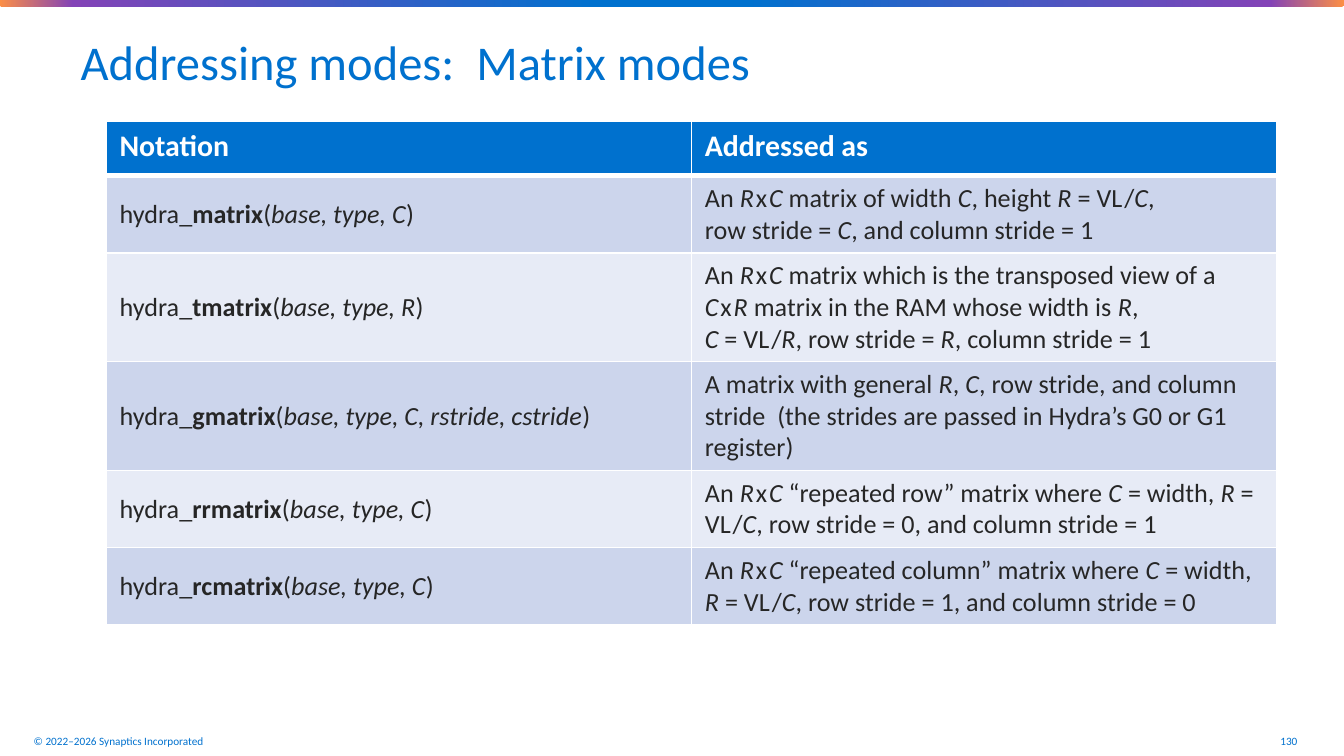
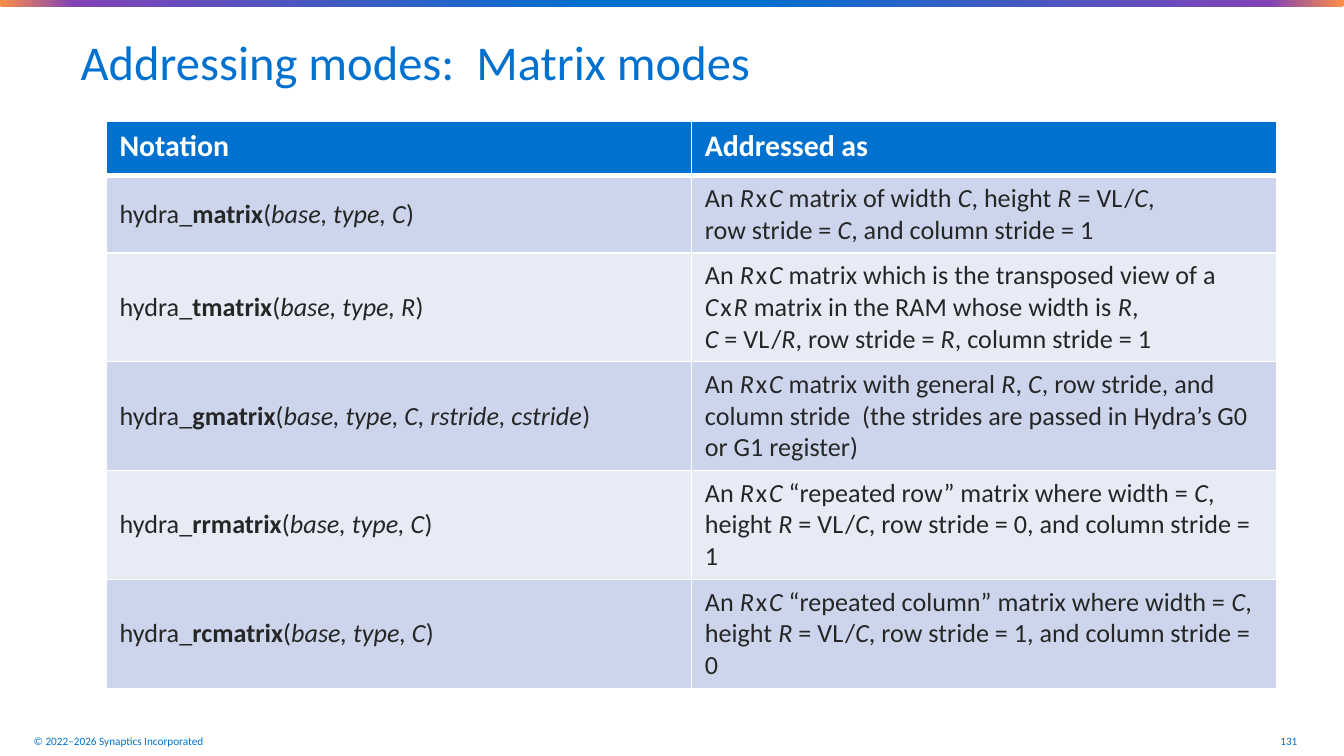
Before and after one commit to synaptics-public/synaptics-hydra, a slide deck: slide 131 of doc/hydra4-architecture-overview.pptx (slide 130 before the commit). Drawn at 1344x756 pixels with LibreOffice and Linux fonts; fonts in the diff are those of the drawing; background and template pictures are left out. Boxes give left, top, right and bottom in pixels: in the first picture for what was removed or moved away, otherwise in the second. Text is boxed around its words. In the diff, an @@ line names an element or a change of style, - is before the commit and + after.

Commit message:
Various improvements to the Hydra slide deck.

```diff
--- a/doc/hydra4-architecture-overview.pptx
+++ b/doc/hydra4-architecture-overview.pptx
@@ table at bbox=[106, 121, 1278, 681] @@
-row 4, column 2: A matrix with general R, C, row stride, and column stride (the strides are passed in Hydra’s G0 or G1 register)
+row 4, column 2: An RxC matrix with general R, C, row stride, and column stride (the strides are passed in Hydra’s G0 or G1 register)
-row 5, column 2: An RxC “repeated row” matrix where C = width, R = VL/C, row stride = 0, and column stride = 1
+row 5, column 2: An RxC “repeated row” matrix where width = C, height R = VL/C, row stride = 0, and column stride = 1
-row 6, column 2: An RxC “repeated column” matrix where C = width, R = VL/C, row stride = 1, and column stride = 0
+row 6, column 2: An RxC “repeated column” matrix where width = C, height R = VL/C, row stride = 1, and column stride = 0
@@ page number at bbox=[1280, 737, 1297, 745]: text changed @@
-130
+131
```
Also in this commit, not shown: 52 other slides changed, 2 slides added, 1 other file.
